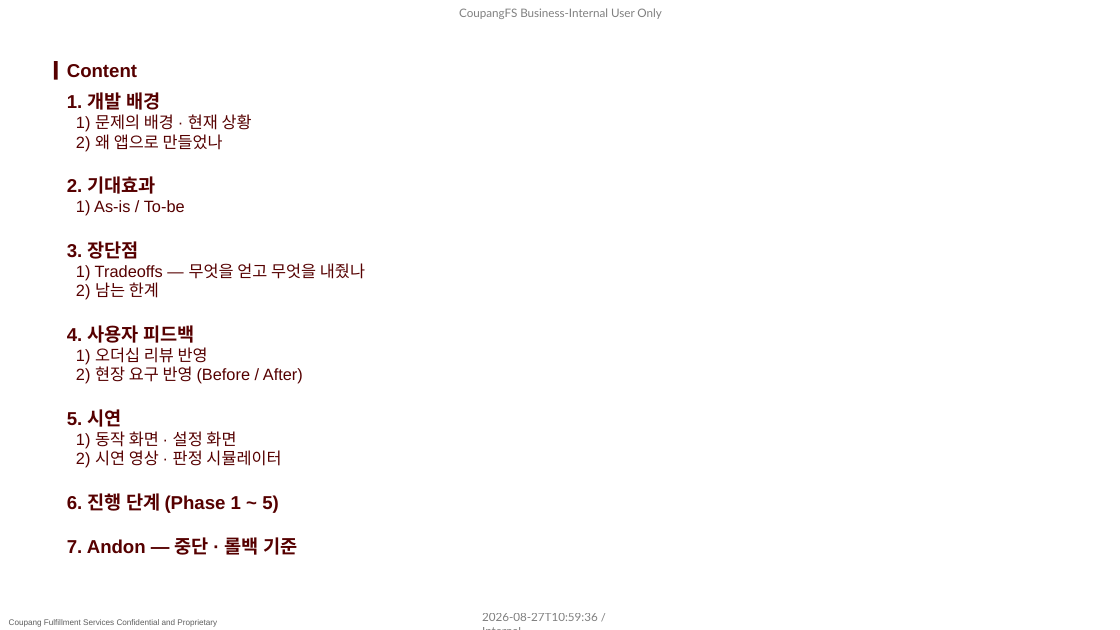
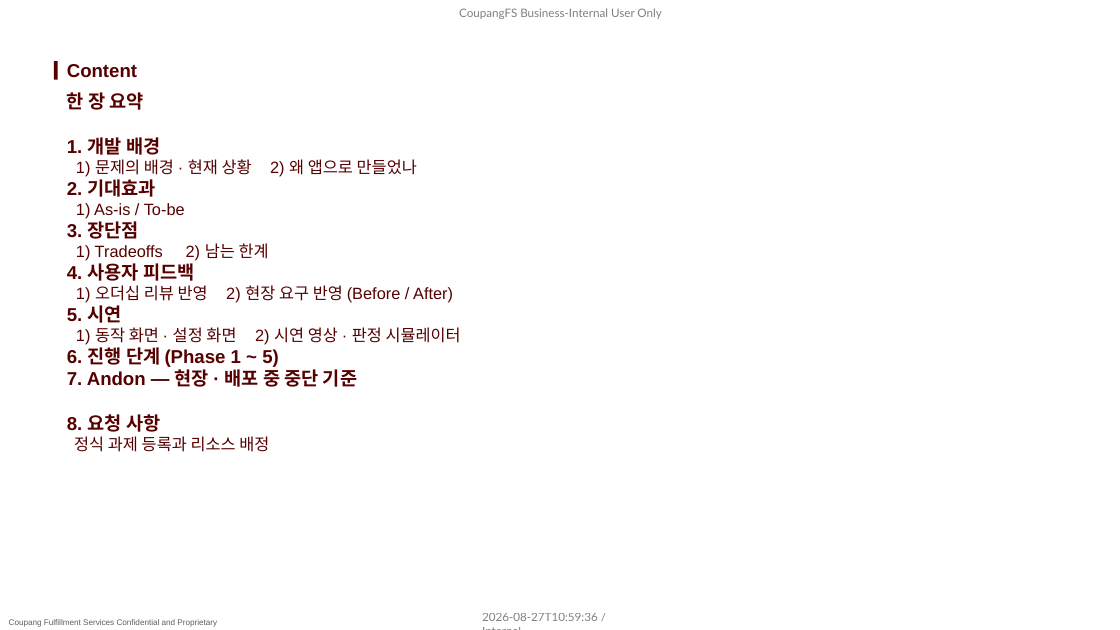
Before and after one commit to pslymzero-cyber/SafeAlert, a slide deck: slide 2 of docs/presentation/company_form/SafeAlert_보고_2026.08.pptx. Drawn at 1120x630 pixels with LibreOffice and Linux fonts; fonts in the diff are those of the drawing; background and template pictures are left out. Boxes give left, top, right and bottom in pixels: in the first picture for what was removed or moved away, otherwise in the second. Text is boxed around its words. In the diff, an @@ line names an element or a change of style, - is before the commit and + after.

```diff
--- a/docs/presentation/company_form/SafeAlert_보고_2026.08.pptx
+++ b/docs/presentation/company_form/SafeAlert_보고_2026.08.pptx
@@ text at box(67, 92, 144, 110): paragraph added @@
+한 장 요약
@@ text at box(76, 159, 417, 177): text changed @@
-1) 문제의 배경 · 현재 상황
-2) 왜 앱으로 만들었나
+1) 문제의 배경 · 현재 상황 2) 왜 앱으로 만들었나
@@ text at box(76, 243, 269, 261): text changed @@
-1) Tradeoffs — 무엇을 얻고 무엇을 내줬나
-2) 남는 한계
+1) Tradeoffs 2) 남는 한계
@@ text at box(76, 285, 453, 303): text changed @@
-1) 오더십 리뷰 반영
-2) 현장 요구 반영 (Before / After)
+1) 오더십 리뷰 반영 2) 현장 요구 반영 (Before / After)
@@ text at box(76, 327, 461, 345): text changed @@
-1) 동작 화면 · 설정 화면
-2) 시연 영상 · 판정 시뮬레이터
+1) 동작 화면 · 설정 화면 2) 시연 영상 · 판정 시뮬레이터
@@ text at box(67, 366, 357, 452): text changed @@
-7. Andon — 중단 · 롤백 기준
+7. Andon — 현장 · 배포 중 중단 기준
+8. 요청 사항
+정식 과제 등록과 리소스 배정
```
Also in this commit, not shown: 1 other slide changed, 2 slides added, 1 other file.
